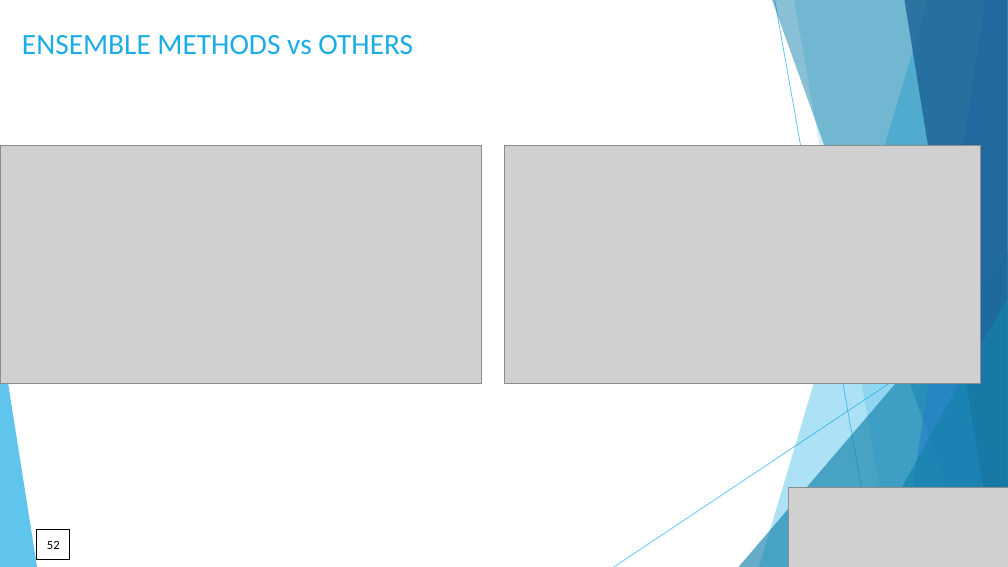
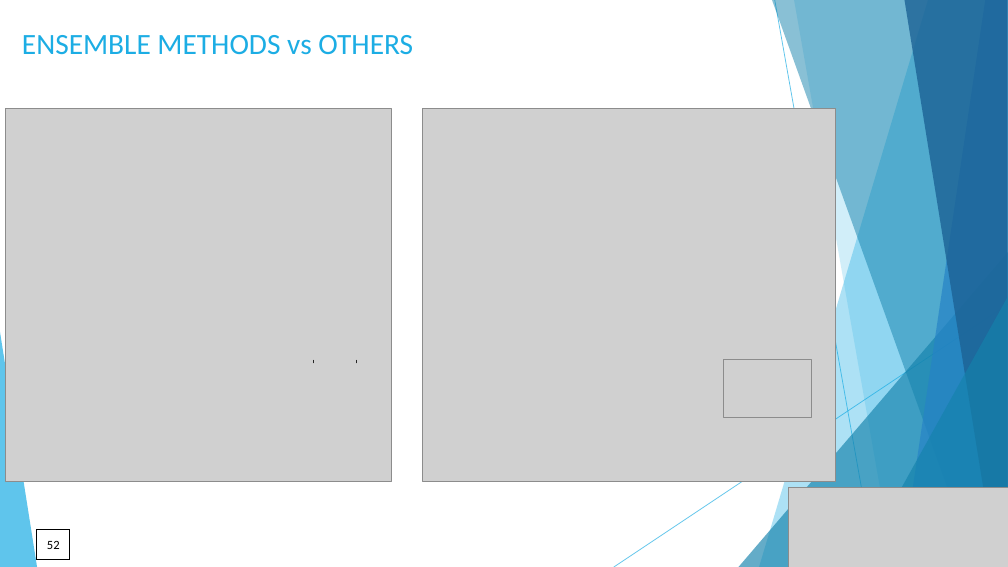
Before and after one commit to DataKnightsAI/Text-Classification-for-News-Summaries, a slide deck: slide 52 of presentation/CSML-1010-Group 20-project final presentation.pptx. Drawn at 1008x567 pixels with LibreOffice and Linux fonts; fonts in the diff are those of the drawing; grey boxes stand for pictures. Boxes give left, top, right and bottom in pixels: in the first picture for what was removed or moved away, otherwise in the second. Text is boxed around its words. In the diff, an @@ line names an element or a change of style, - is before the commit and + after.

Commit message:
FINAL PRESENTATION

```diff
--- a/presentation/CSML-1010-Group 20-project final presentation.pptx
+++ b/presentation/CSML-1010-Group 20-project final presentation.pptx
@@ picture resized from (x1=1, y1=145, x2=482, y2=383) to (x1=5, y1=109, x2=391, y2=482) @@
@@ picture added at (x1=422, y1=109, x2=836, y2=482) @@
@@ picture removed at (x1=504, y1=146, x2=981, y2=384) @@
@@ picture added at (x1=724, y1=360, x2=811, y2=418) @@
```
Also in this commit, not shown: 10 other slides changed, 1 other file.
